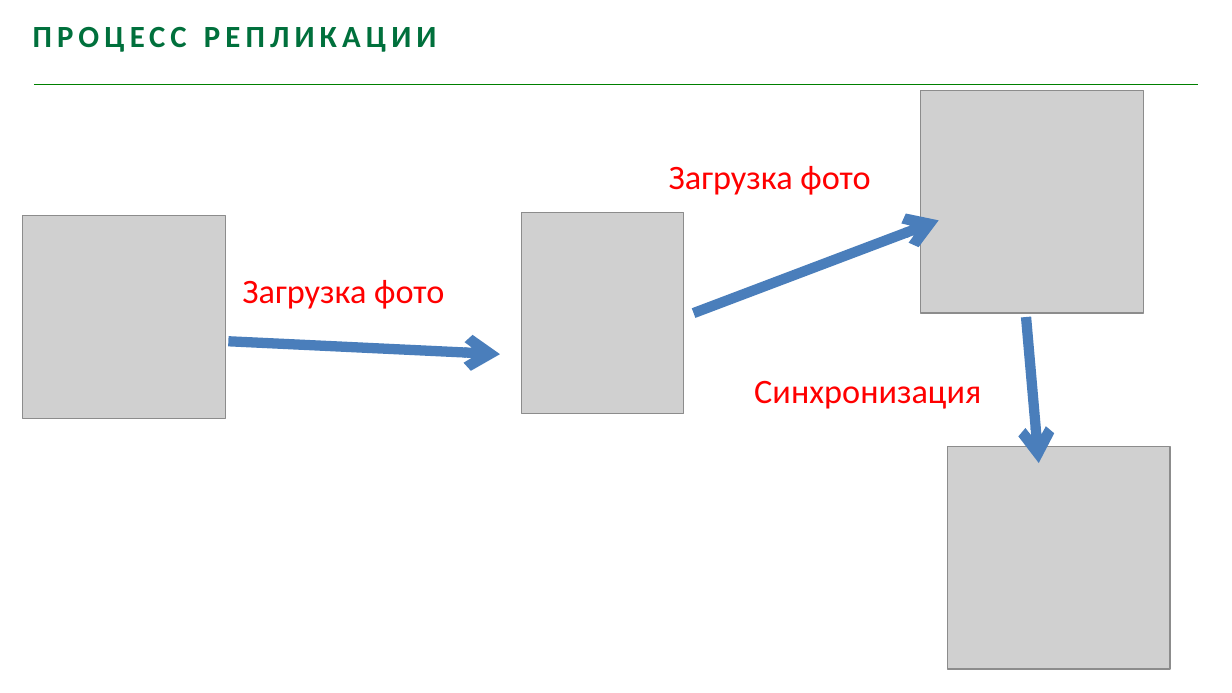
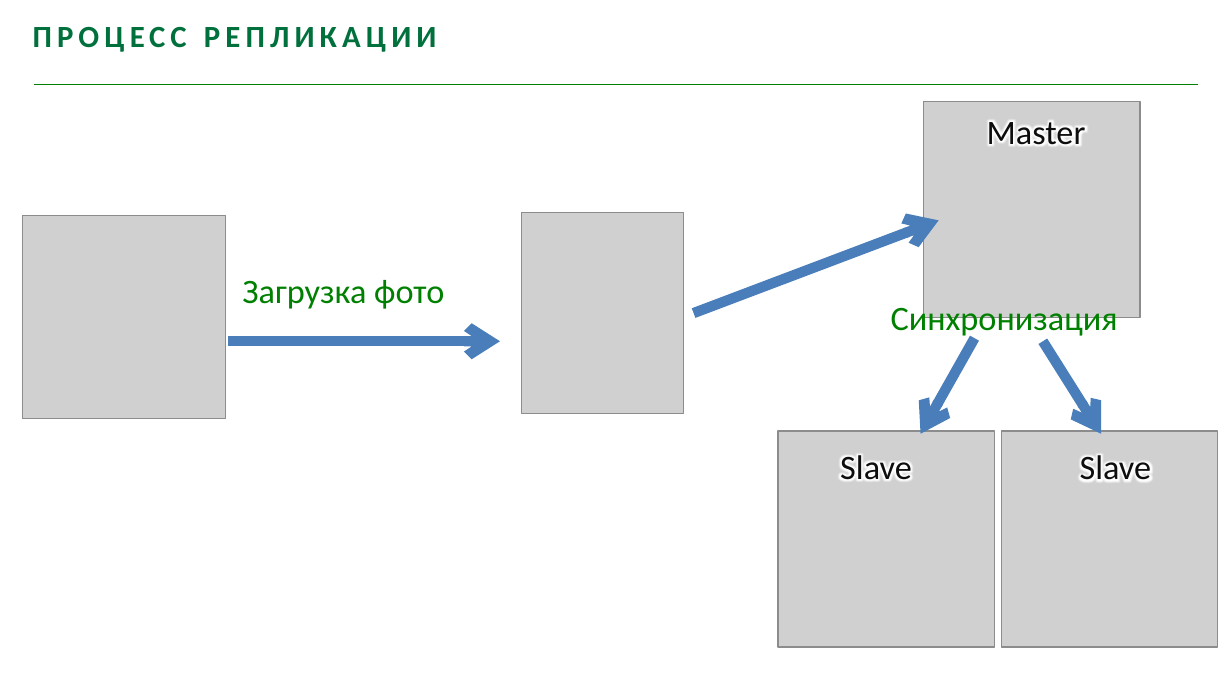
Before and after one commit to youhavebeenforked/JavaSchoolCourse, a slide deck: slide 20 of lessons/18_Hibernate/Лекция Distributed Systems.pptx (slide 21 before the commit). Drawn at 1232x693 pixels with LibreOffice and Linux fonts; fonts in the diff are those of the drawing; grey boxes stand for pictures; background and template pictures are left out. Boxes give left, top, right and bottom in pixels: in the first picture for what was removed or moved away, otherwise in the second. Text is boxed around its words. In the diff, an @@ line names an element or a change of style, - is before the commit and + after.

```diff
--- a/lessons/18_Hibernate/Лекция Distributed Systems.pptx
+++ b/lessons/18_Hibernate/Лекция Distributed Systems.pptx
@@ picture resized from (x1=920, y1=90, x2=1143, y2=313) to (x1=924, y1=101, x2=1141, y2=318) @@
@@ text added at (x1=987, y1=121, x2=1086, y2=145), 20 pt, text #0D0D0D @@
+Master
@@ text removed at (x1=669, y1=166, x2=870, y2=195) @@
-Загрузка фото
@@ text "Загрузка фото" at (x1=242, y1=280, x2=444, y2=309): text colour #FF0000 to #008000 @@
@@ text "Синхронизация" at (x1=891, y1=302, x2=1118, y2=339): text colour #FF0000 to #008000 @@
@@ text "Синхронизация" moved from (x1=754, y1=380, x2=981, y2=409) to (x1=891, y1=302, x2=1118, y2=339) @@
@@ arrow moved from (228, 341) - (500, 355) to (228, 341) - (500, 341) @@
@@ arrow added from (975, 339) to (920, 434), #4B7EBC 6 pt @@
@@ arrow moved from (1026, 317) - (1039, 463) to (1042, 341) - (1101, 434) @@
@@ picture added at (x1=779, y1=431, x2=995, y2=648) @@
@@ picture resized from (x1=947, y1=446, x2=1170, y2=669) to (x1=1002, y1=431, x2=1218, y2=648) @@
@@ text added at (x1=840, y1=455, x2=912, y2=480), 20 pt, text #0D0D0D @@
+Slave
@@ text added at (x1=1080, y1=455, x2=1152, y2=481), 20 pt, text #0D0D0D @@
+Slave
```
Also in this commit, not shown: 27 other slides changed, 9 slides added, 12 slides removed.
